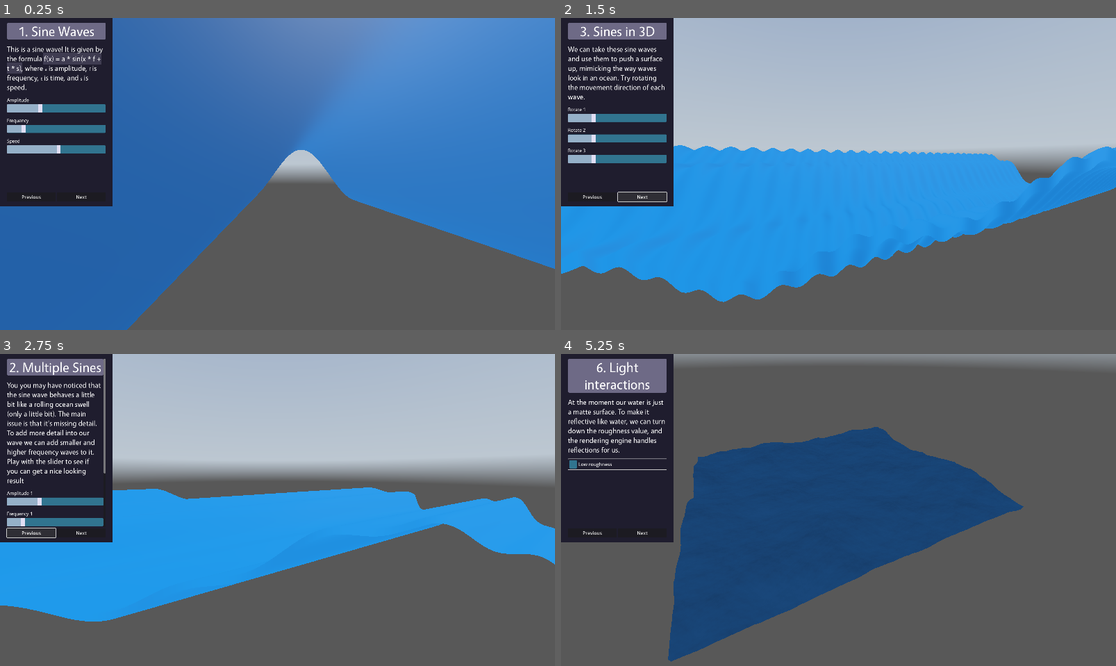
Above: before the commit, frames 1-4 (two rows, left to right).
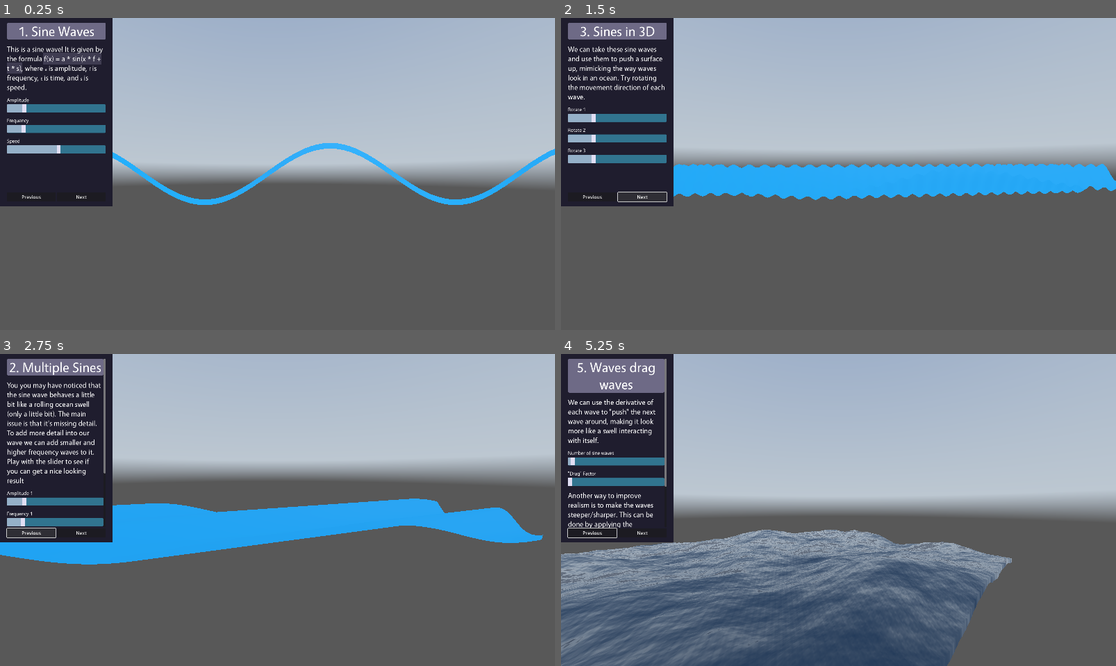
Above: after the commit, the same moments.

Repository: ffernn-dev/HowToWater
Game: Godot game, scene res://main.tscn
The game is run twice, just before and just after one commit, with the same random seed, the same clock (stepped at 60 frames per second) and the same inputs. A sky picture missing from this copy of the repository is replaced by a grey-blue gradient.
Inputs:
- Up to frame 1 (0.25 s): no input
- Up to frame 2 (1.5 s): click "Next" at 0.5 s; click "Next" at 1.25 s
- Up to frame 3 (2.75 s): click "Previous" at 2 s
- Up to frame 4 (5.25 s): click "Previous" at 2.75 s; click "Previous" at 3.5 s; click "Low roughness" (after the commit: "Enable exponential waves") at 4.25 s; click "Low roughness" (after the commit: "Enable exponential waves") at 5 s

The runs differ from the first frame. In frame 1, 63% of the frame differs, in the area x 0-100%, y 0-100%; in frame 2, 24%; in frame 3, 13%; in frame 4, 76%.

Commit message:
Finished (?)

Diff:
--- a/autoloads/slide_data.gd
+++ b/autoloads/slide_data.gd
@@ -19,6 +19,7 @@
 		"camera_position": [Vector3(0, 0, 3.6), Vector3(0, 0, 0)],
 		"water_mesh_scale": Vector3(1, 1, 0),
 		"global_light": 1.0,
+		"light": 0.0,
 		"controls": [
 			{
 				"type": "title",
@@ -36,7 +37,7 @@
 				"id": "amplitude1",
 				"min": 0.0,
 				"max": 3.0,
-				"default": 1.0,
+				"default": 0.5,
 			},
 			{
 				"type": "slider",
@@ -74,6 +75,7 @@
 		"camera_position": [Vector3(0, 0, 3.6), Vector3(0, 0, 0)],
 		"water_mesh_scale": Vector3(1, 1, 0),
 		"global_light": 1.0,
+		"light": 0.5,
 		"controls": [
 			{
 				"type": "title",
@@ -90,8 +92,8 @@
 				"name": "Amplitude 1",
 				"id": "amplitude1",
 				"min": 0.0,
-				"max": 3.0,
-				"default": 1.0,
+				"max": 1.5,
+				"default": 0.25,
 			},
 			{
 				"type": "slider",
@@ -114,8 +116,8 @@
 				"name": "Amplitude 2",
 				"id": "amplitude2",
 				"min": 0.0,
-				"max": 3.0,
-				"default": 1.0,
+				"max": 1.5,
+				"default": 0.25,
 			},
 			{
 				"type": "slider",
@@ -141,18 +143,19 @@
 			"sine1_enable": true,
 			"sine2_enable": true,
 			"sine3_enable": true,
-			"amplitude1": 0.45,
+			"amplitude1": 0.2,
 			"frequency1": 0.84,
 			"speed1": 1,
 			"rotation1": 0,
-			"amplitude2": 0.09,
-			"frequency2": 3.66,
+			"amplitude2": 0.06,
+			"frequency2": 1.66,
 			"speed2": 9.94,
 			"rotation2": 0,
 		},
 		"camera_position": [Vector3(-3.388, 4.544, 7.124), Vector3(-44, -29.5, 0)],
 		"water_mesh_scale": Vector3(1, 1, 1),
 		"global_light": 0.0,
+		"light": 0.5,
 		"controls": [
 			{
 				"type": "title",
@@ -203,6 +206,7 @@
 		"camera_position": [Vector3(-3.388, 4.544, 7.124), Vector3(-44, -29.5, 0)],
 		"water_mesh_scale": Vector3(1, 1, 1),
 		"global_light": 0.0,
+		"light": 0.5,
 		"controls": [
 			{
 				"type": "title",
@@ -233,15 +237,71 @@
 		"shader": "fbm",
 		"shader_flags": {
 			"drag_factor": 0.0,
-			"displace_iterations": "_def",
+			"displace_iterations": 34,
 			"enable_fresnel": false,
 			"low_roughness": false,
 			"enable_rim": false,
 			"exponential_waves": false,
 		},
-		"camera_position": [Vector3(-3.388, 4.544, 7.124), Vector3(-44, -29.5, 0)],
+		"camera_position": [Vector3(2.554, 1.45, -6.675), Vector3(0, 162.1, 0)],
 		"water_mesh_scale": Vector3(1, 1, 1),
 		"global_light": 0.0,
+		"light": 0.0,
+		"controls": [
+			{
+				"type": "title",
+				"name": "6. Light interactions",
+				"id": "main_heading",
+			},
+			{
+				"type": "paragraph",
+				"name": "At the moment our water is just a matte surface. I've turned off the harsh light I was using to visualise everything up until now, so now all the light comes from this environment texture. To make it reflective like water, we can turn down the roughness value, and the game engine's renderer handles reflections for us.",
+				"id": "main_heading",
+			},
+			{
+				"type": "checkbox",
+				"name": "Low roughness",
+				"id": "low_roughness",
+				"default": false,
+			},
+			{
+				"type": "paragraph",
+				"name": "The fresnel (pronounced fernel) effect says that when surfaces are viewed at glancing angles they become more reflective. The law applies of most physical materials, including water: if you look directly into it down you can see through it, but an ocean viewed from the beach mostly reflects the sky.",
+				"id": "main_heading",
+			},
+			{
+				"type": "checkbox",
+				"name": "Fresnel reflections",
+				"id": "enable_fresnel",
+				"default": false,
+			},
+			{
+				"type": "paragraph",
+				"name": "We can also turn on rim lighting which increases the light interaction on the edges of a model, emulating tiny surface details.",
+				"id": "main_heading",
+			},
+			{
+				"type": "checkbox",
+				"name": "Rim lighting",
+				"id": "enable_rim",
+				"default": false,
+			}
+		]
+	},
+	{
+		"shader": "fbm",
+		"shader_flags": {
+			"drag_factor": 0.0,
+			"displace_iterations": "_def",
+			"enable_fresnel": true,
+			"low_roughness": true,
+			"enable_rim": true,
+			"exponential_waves": false,
+		},
+		"camera_position": [Vector3(2.554, 1.45, -6.675), Vector3(0, 162.1, 0)],
+		"water_mesh_scale": Vector3(1, 1, 1),
+		"global_light": 0.0,
+		"light": 0.0,
 		"controls": [
 			{
 				"type": "title",
@@ -282,36 +342,4 @@
 			}
 		]
 	},
-	{
-		"shader": "fbm",
-		"shader_flags": {
-			"drag_factor": 0.38,
-			"displace_iterations": 34,
-			"enable_fresnel": false,
-			"low_roughness": false,
-			"enable_rim": false,
-			"exponential_waves": false,
-		},
-		"camera_position": [Vector3(-3.388, 4.544, 7.124), Vector3(-44, -29.5, 0)],
-		"water_mesh_scale": Vector3(1, 1, 1),
-		"global_light": 0.0,
-		"controls": [
-			{
-				"type": "title",
-				"name": "6. Light interactions",
-				"id": "main_heading",
-			},
-			{
-				"type": "paragraph",
-				"name": "At the moment our water is just a matte surface. To make it reflective like water, we can turn down the roughness value, and the rendering engine handles reflections for us.",
-				"id": "main_heading",
-			},
-			{
-				"type": "checkbox",
-				"name": "Low roughness",
-				"id": "low_roughness",
-				"default": false,
-			},
-		]
-	},
 ]
--- a/main.gd
+++ b/main.gd
@@ -4,6 +4,7 @@
 @onready var water = $Water
 @onready var camera = $Camera3D
 @onready var world_environment = $WorldEnvironment
+@onready var light = $DirectionalLight3D
 
 @onready var water_shader: ShaderMaterial = water.get_surface_override_material(0)
 
@@ -62,3 +63,4 @@
 	camera_tween.tween_property(camera, "rotation_degrees", slide_data["camera_position"][1], 2)
 	camera_tween.tween_property(water, "scale", slide_data["water_mesh_scale"], 2)
 	camera_tween.tween_property(world_environment.environment, "ambient_light_energy", slide_data["global_light"], 2)
+	camera_tween.tween_property(light, "light_energy", slide_data["light"], 2)
--- a/main.tscn
+++ b/main.tscn
@@ -35,7 +35,6 @@
 sky = SubResource("Sky_h526j")
 ambient_light_source = 2
 ambient_light_color = Color(1, 1, 1, 1)
-ambient_light_energy = 0.0
 tonemap_mode = 2
 tonemap_exposure = 0.84
 volumetric_fog_enabled = true
@@ -57,12 +56,12 @@
 [node name="UI" parent="." instance=ExtResource("1_bb3k4")]
 
 [node name="Water" type="MeshInstance3D" parent="."]
-transform = Transform3D(1, 0, 0, 0, 1, 0, 0, 0, 1, 2.08165e-12, 2.08165e-12, 0)
+transform = Transform3D(1, 0, 0, 0, 1, 0, 0, 0, 0.001, 2.08165e-12, 2.08165e-12, 0)
 mesh = SubResource("BoxMesh_m4372")
 surface_material_override/0 = SubResource("ShaderMaterial_eq702")
 
 [node name="Camera3D" type="Camera3D" parent="."]
-transform = Transform3D(1, 0, 0, 0, 1, 0, 0, 0, 1, 2.08165e-12, 2.08165e-12, 3.6)
+transform = Transform3D(1, 0, 0, 0, 1, 0, 0, 0, 1, 0, 0, 3.6)
 size = 5.5
 
 [node name="WorldEnvironment" type="WorldEnvironment" parent="."]
--- a/shaders/sum_of_sines.gdshader
+++ b/shaders/sum_of_sines.gdshader
@@ -6,12 +6,12 @@
 uniform bool sine3_enable = false;
 
 group_uniforms params;
-uniform float amplitude1 = 1.0;
+uniform float amplitude1 = 0.5;
 uniform float frequency1 = 1.0;
 uniform float speed1 = 1.0;
 uniform float rotation1 : hint_range(0.0, 4.0) = 0.5;
 
-uniform float amplitude2 = 1.0;
+uniform float amplitude2 = 0.5;
 uniform float frequency2 = 1.0;
 uniform float speed2 = 1.0;
 uniform float rotation2 : hint_range(0.0, 4.0) = 0.5;
@@ -26,7 +26,7 @@
 vec3 calc_normal(vec3 vert) {
 	float derivative1 = amplitude1 * frequency1 * cos(calc_direction(vert, rotation1) * frequency1 + TIME * speed1);
 	float derivative2 = amplitude2 * frequency2 * cos(calc_direction(vert, rotation2) * frequency2 + TIME * speed2);
-	float derivative3 = 0.03 * 16.43 * cos(calc_direction(vert, rotation3) * 16.43 + TIME * 13.5);
+	float derivative3 = 0.01 * 8.43 * cos(calc_direction(vert, rotation3) * 16.43 + TIME * 13.5);
 
 	float dx = (derivative1 * float(sine1_enable)) + (derivative2 * float(sine2_enable)) + (derivative3 * float(sine3_enable));
 	float dz = 0.0; // Assuming no displacement in the z-axis.
